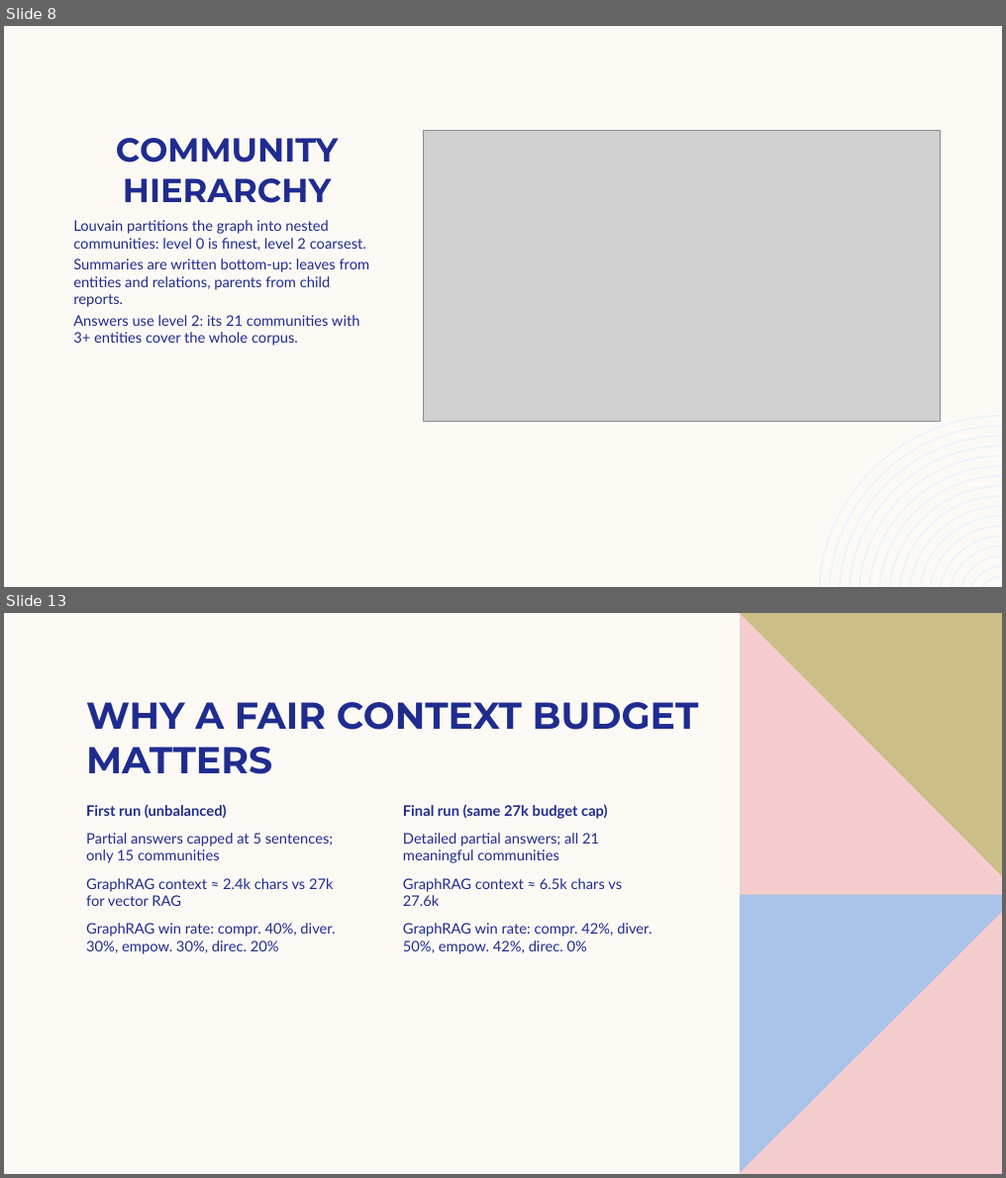
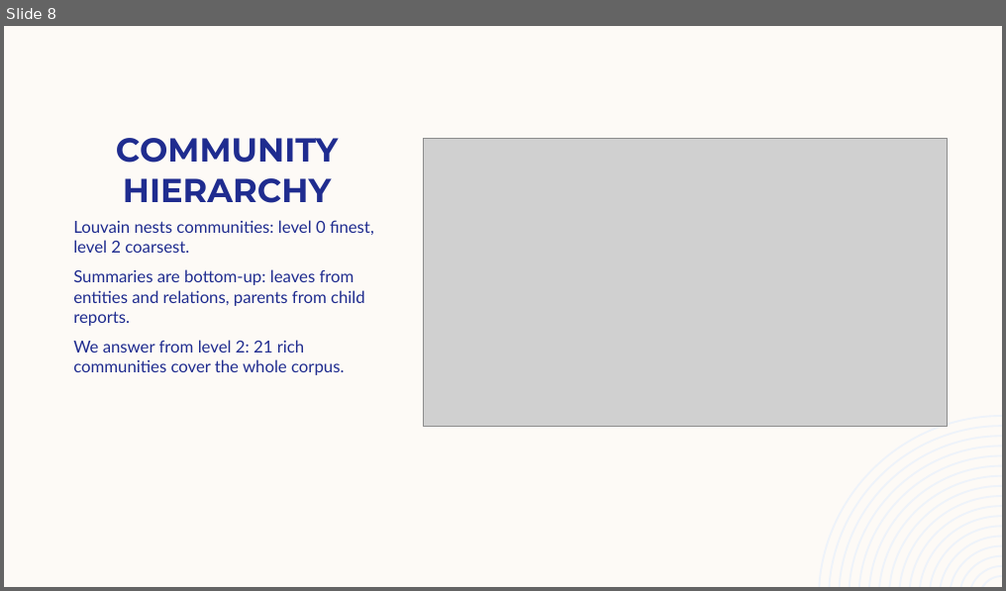
Before and after one commit to Kiki150804/sdm_proj, a slide deck: presentation/GraphRAG_final.pptx. Shown one above the other, each under a label of ours: slides 8 and 13 before the commit, slide 8 after it; the slides between them are not shown. The pictures are 1006x1178 and 1006x591 pixels, drawn with LibreOffice and Linux fonts; fonts in the diff are those of the drawing; grey boxes stand for pictures. Boxes give left, top, right and bottom in pixels: in the first picture for what was removed or moved away, otherwise in the second. Text is boxed around its words. In the diff, an @@ line names an element or a change of style, - is before the commit and + after.

Commit message:
Map step reads community entity/relation details; GraphRAG now beats vector RAG on 3 of 4 criteria; fuller slides

```diff
--- a/presentation/GraphRAG_final.pptx
+++ b/presentation/GraphRAG_final.pptx
@@ slide 13 removed at bbox=[4, 613, 1002, 1174], background #FDFAF6 @@
@@ freeform shape removed at bbox=[740, 613, 1002, 894] @@
@@ freeform shape removed at bbox=[740, 614, 1002, 895] @@
@@ title removed at bbox=[86, 702, 699, 774] @@
-WHY A FAIR CONTEXT BUDGET MATTERS
@@ text removed at bbox=[86, 804, 335, 955] @@
-First run (unbalanced)
-Partial answers capped at 5 sentences; only 15 communities
-GraphRAG context ≈ 2.4k chars vs 27k for vector RAG
-GraphRAG win rate: compr. 40%, diver. 30%, empow. 30%, direc. 20%
@@ text removed at bbox=[403, 804, 651, 955] @@
-Final run (same 27k budget cap)
-Detailed partial answers; all 21 meaningful communities
-GraphRAG context ≈ 6.5k chars vs 27.6k
-GraphRAG win rate: compr. 42%, diver. 50%, empow. 42%, direc. 0%
@@ freeform shape removed at bbox=[740, 894, 1002, 1174] @@
@@ freeform shape removed at bbox=[740, 912, 1002, 1174] @@
@@ slide 8 changed as well @@
@@ picture: place and size @@
-picture at bbox=[423, 131, 940, 421]
+picture at bbox=[423, 138, 947, 427]
@@ text at bbox=[73, 220, 374, 375]: text changed; size 14 to 16 pt @@
-Louvain partitions the graph into nested communities: level 0 is finest, level 2 coarsest.
-Summaries are written bottom-up: leaves from entities and relations, parents from child reports.
-Answers use level 2: its 21 communities with 3+ entities cover the whole corpus.
+Louvain nests communities: level 0 finest, level 2 coarsest.
+Summaries are bottom-up: leaves from entities and relations, parents from child reports.
+We answer from level 2: 21 rich communities cover the whole corpus.
```
Also in this commit, not shown: 11 other slides changed, 4 slides added, 3 other slides removed, 18 other files.
